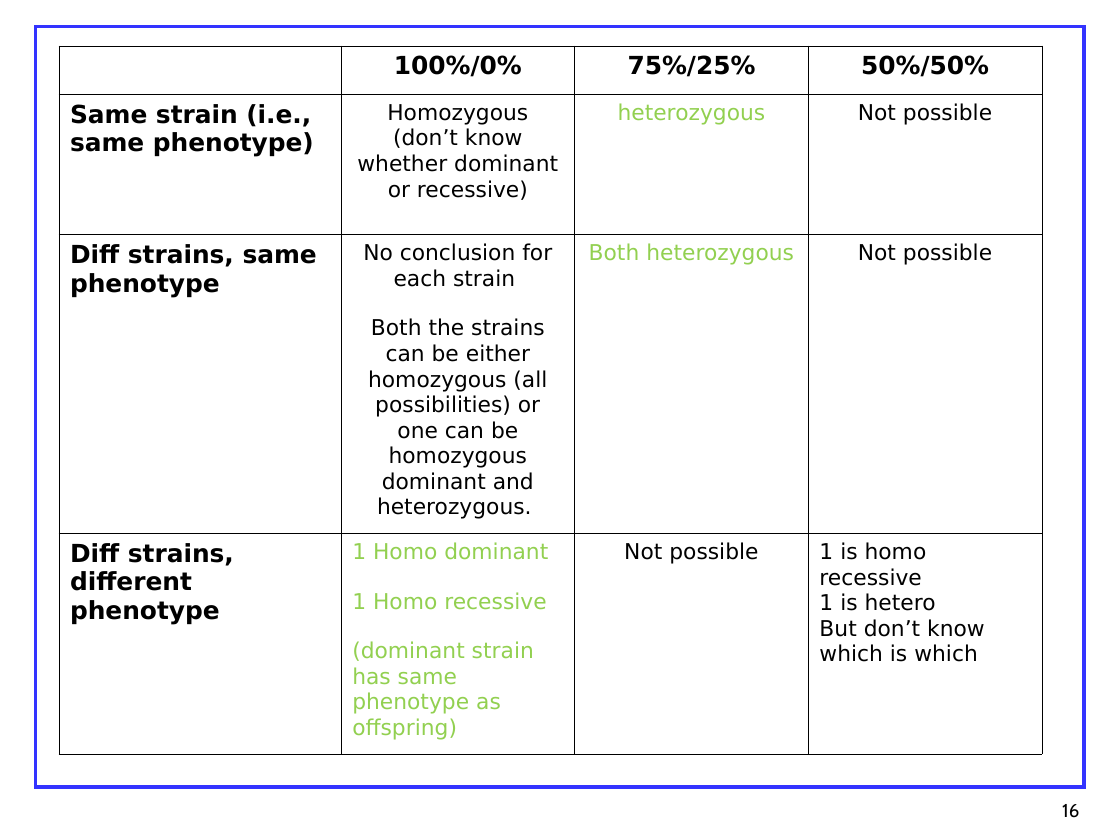
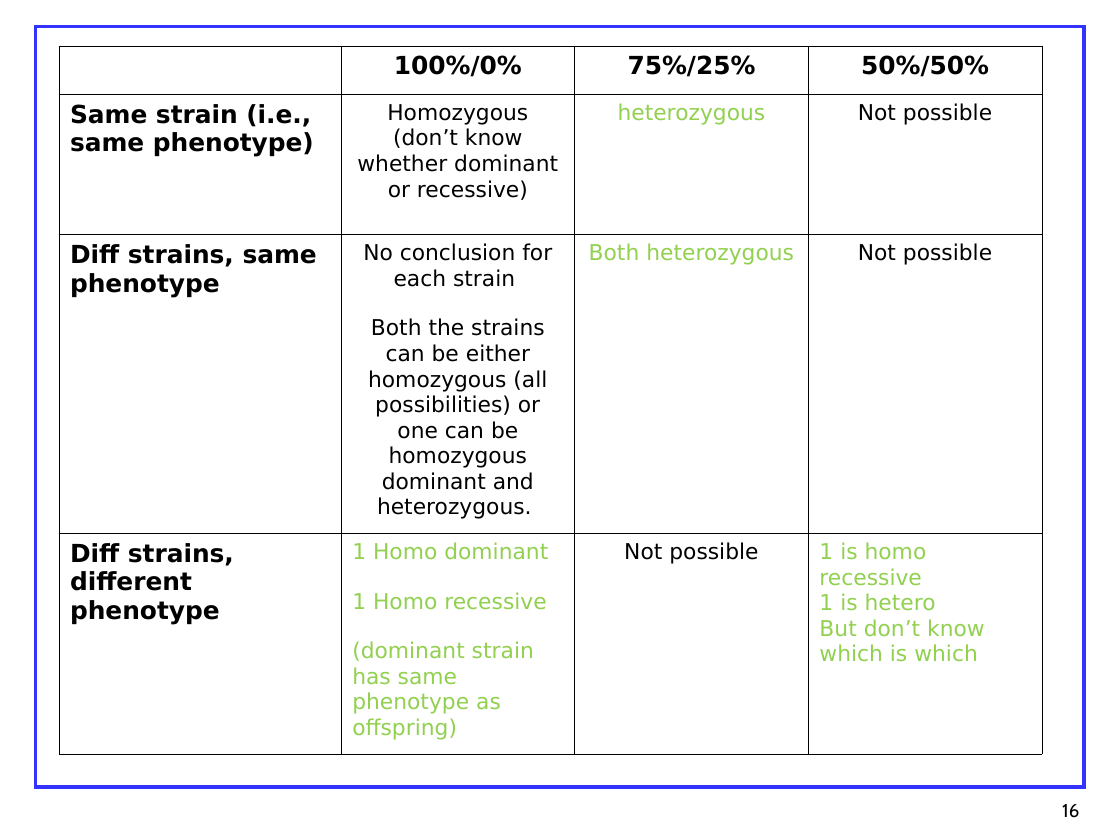
Before and after one commit to TutorTown/geneticsTutor, a slide deck: slide 16 of MendelBackwardsV4.ppt. Drawn at 1120x840 pixels with LibreOffice and Linux fonts; fonts in the diff are those of the drawing. Boxes give left, top, right and bottom in pixels: in the first picture for what was removed or moved away, otherwise in the second. Text is boxed around its words. In the diff, an @@ line names an element or a change of style, - is before the commit and + after.

Commit message:
Updated punnett square matrix to include 50/50 partial conclusion case

```diff
--- a/MendelBackwardsV4.ppt
+++ b/MendelBackwardsV4.ppt
@@ table at (x1=59, y1=46, x2=1044, y2=750) @@
@@ text colour #000000 to #92D050 in "1 is homo recessive", "1 is hetero", "But don’t know which is which" @@
```
